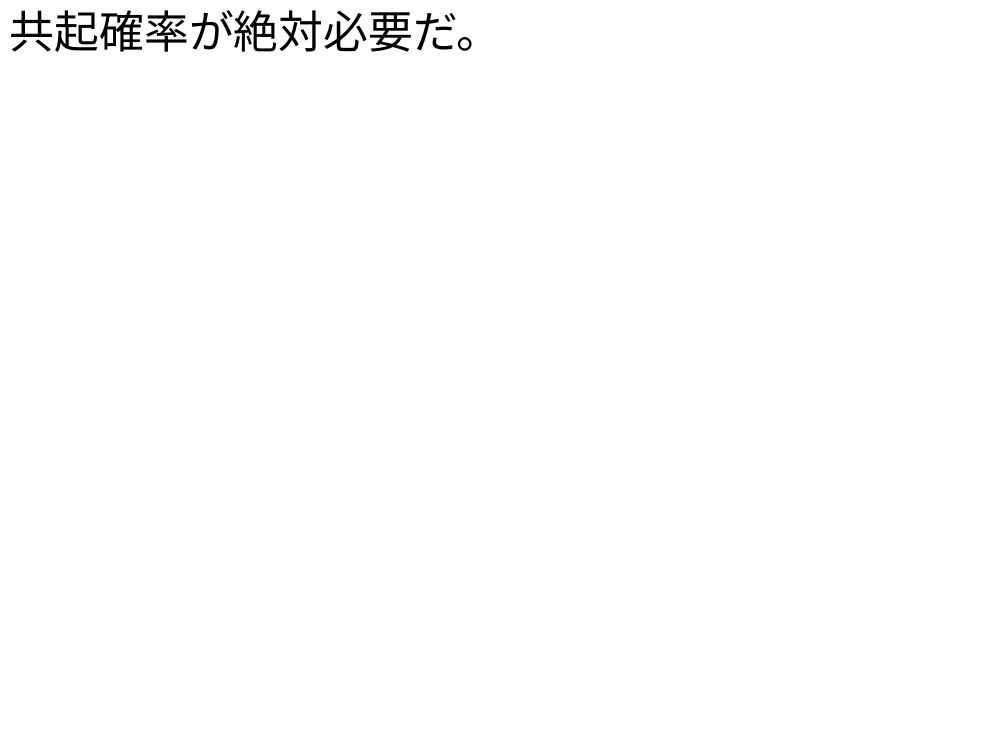
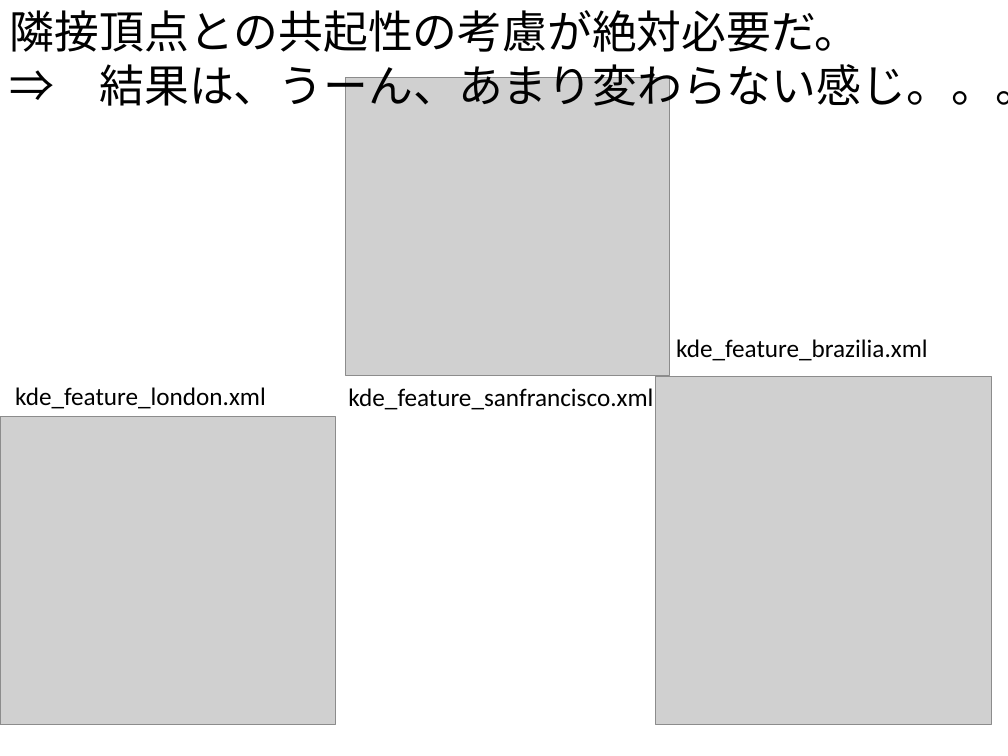
Before and after one commit to gnishida/RoadDesigner, a slide deck: slide 57 of RoadDesigner.pptx. Drawn at 1008x756 pixels with LibreOffice and Linux fonts; fonts in the diff are those of the drawing; grey boxes stand for pictures. Boxes give left, top, right and bottom in pixels: in the first picture for what was removed or moved away, otherwise in the second. Text is boxed around its words. In the diff, an @@ line names an element or a change of style, - is before the commit and + after.

```diff
--- a/RoadDesigner.pptx
+++ b/RoadDesigner.pptx
@@ text at <box>10,10,1008,113</box>: text changed @@
-共起確率が絶対必要だ。
+隣接頂点との共起性の考慮が絶対必要だ。
+⇒ 結果は、うーん、あまり変わらない感じ。。。
@@ picture added at <box>346,78,669,376</box> @@
@@ text added at <box>676,339,928,361</box>, 18 pt, text #000000 @@
+kde_feature_brazilia.xml
@@ text added at <box>15,387,266,409</box>, 18 pt, text #000000 @@
+kde_feature_london.xml
@@ text added at <box>348,388,653,410</box>, 18 pt, text #000000 @@
+kde_feature_sanfrancisco.xml
@@ picture added at <box>655,377,992,725</box> @@
@@ picture added at <box>0,417,336,725</box> @@
```
Also in this commit, not shown: 2 slides added, 1 other file.
